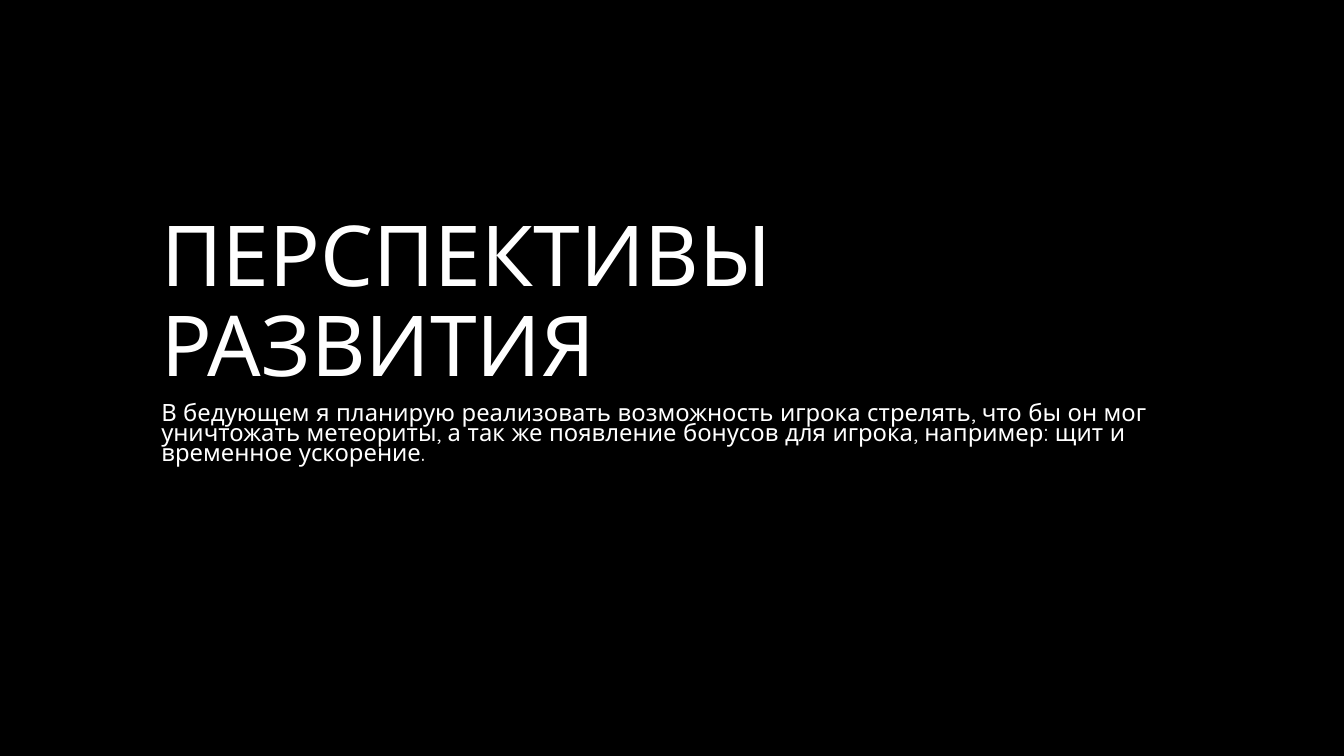
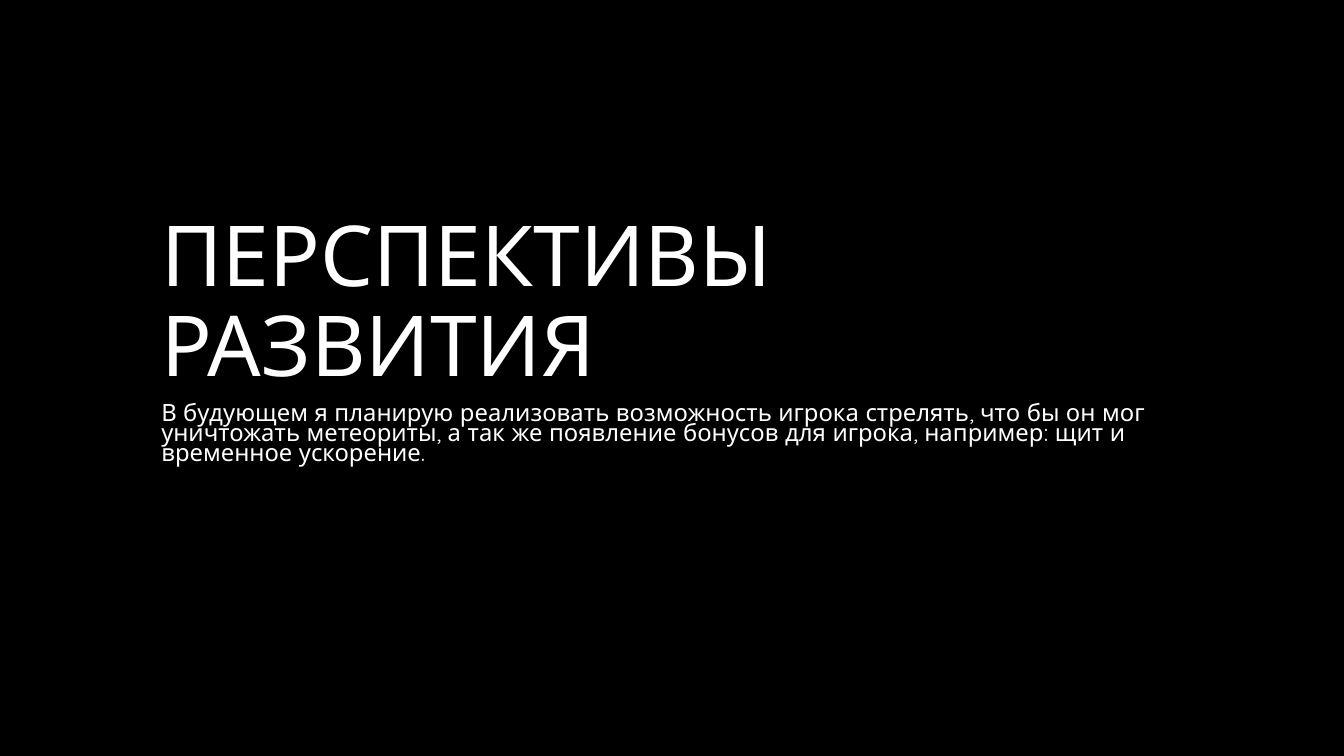
Before and after one commit to MISTER5S/PygameProject, a slide deck: slide 8 of Documentation/Игра Dodger Презентация.pptx. Drawn at 1344x756 pixels with LibreOffice and Linux fonts; fonts in the diff are those of the drawing; background and template pictures are left out. Boxes give left, top, right and bottom in pixels: in the first picture for what was removed or moved away, otherwise in the second. Text is boxed around its words. In the diff, an @@ line names an element or a change of style, - is before the commit and + after.

Commit message:
100%

```diff
--- a/Documentation/Игра Dodger Презентация.pptx
+++ b/Documentation/Игра Dodger Презентация.pptx
@@ subtitle at (x1=161, y1=403, x2=1145, y2=467): text changed @@
-В бедующем я планирую реализовать возможность игрока стрелять, что бы он мог уничтожать метеориты, а так же появление бонусов для игрока, например: щит и временное ускорение.
+В будующем я планирую реализовать возможность игрока стрелять, что бы он мог уничтожать метеориты, а так же появление бонусов для игрока, например: щит и временное ускорение.
```
